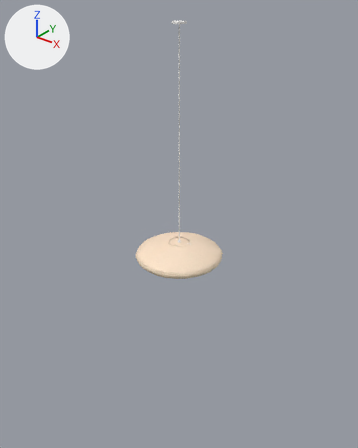
A saved change to the glTF model models/ensui-d70.glb.
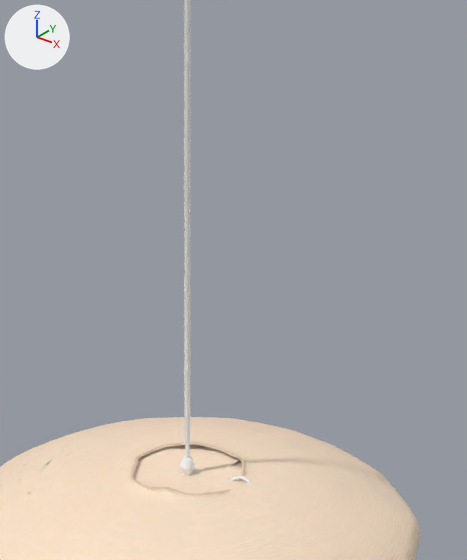
The first picture shows the older version from a 50 mm lens placed at (2.22, -2.78, 2.11), pointed at (-0.09, 0.11, 0.31). The close-ups show the older and then the newer version on the part from 40% to 65% of the width and 34% to 58% of the height of that picture. Only the edits that show in the close-ups are written down. The lights are fixed; the arrows at upper left show +X, +Y and +Z. Where no turn or scale is listed for an object, it has been applied to the vertices.

The first close-up shows 'cord_extension', 'tripo_node_980e5331-29eb-4741-bc4e-ed3519151ac7'.
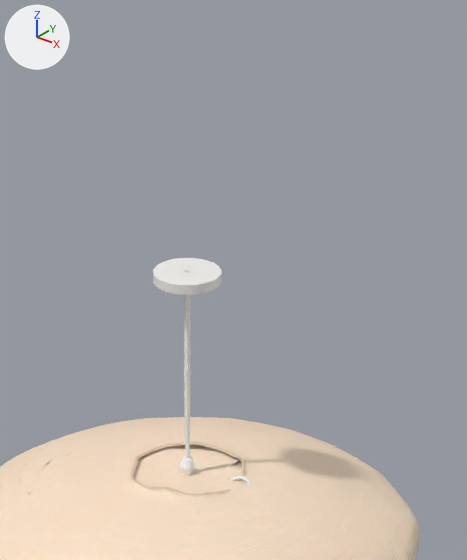
The newer file is also turned or shifted as a whole; pictures and numbers use the older file's frame.

Boxes [x1, y1, x2, y2] around the edits, measured in the close-ups (467 x 560 px):
'cord_extension', moved, rescaled
    before: [184, 0, 191, 444]
    after: [184, 270, 190, 444]
'cord_canopy', moved (not visible before)
    after: [153, 258, 222, 295]

The change in detail:
Object 'cord_extension' (ob_cord_extension) moves from (0.0, 0.0, 1.07) to (0.0, 0.0, 0.41).
Object 'cord_extension' (ob_cord_extension) is rescaled from (1.0, 1.0, 1.0) to (1.0, 1.0, 0.175).
Object 'cord_canopy' (ob_cord_canopy) moves from (0.0, 0.0, 1.875) to (0.0, 0.0, 0.543).
